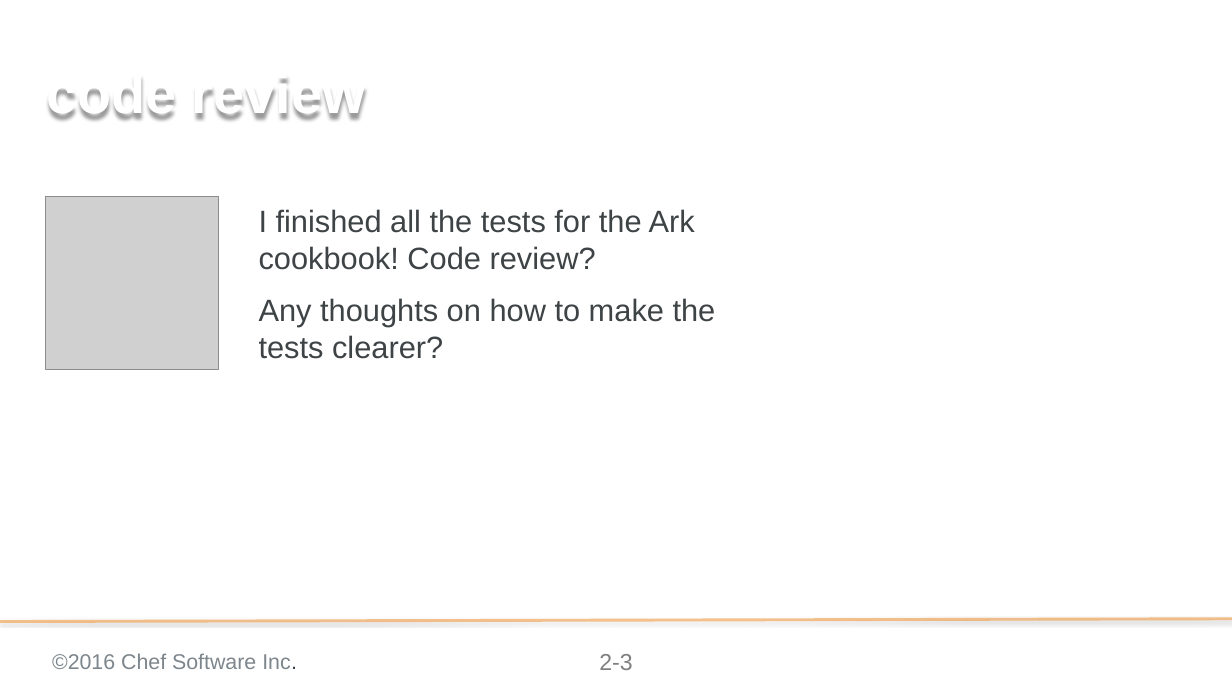
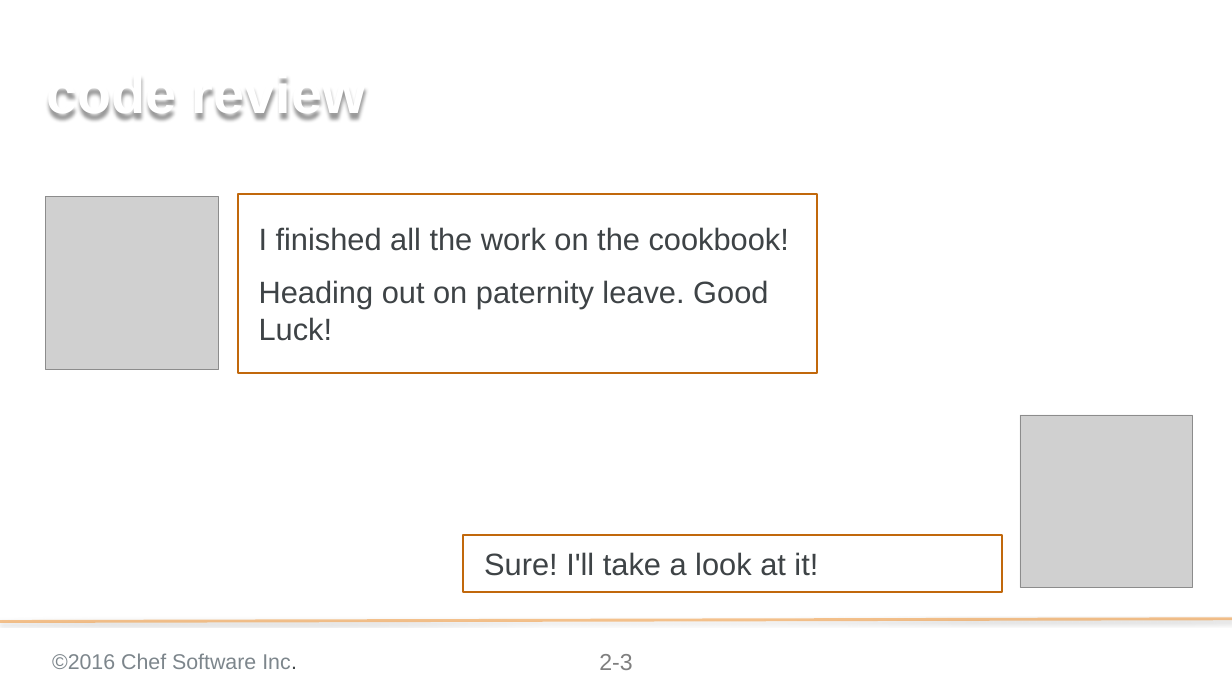
Before and after one commit to chef-training/elegant_tests, a slide deck: slide 3 of 02-code_review.pptx. Drawn at 1232x693 pixels with LibreOffice and Linux fonts; fonts in the diff are those of the drawing; grey boxes stand for pictures; background and template pictures are left out. Boxes give left, top, right and bottom in pixels: in the first picture for what was removed or moved away, otherwise in the second. Text is boxed around its words. In the diff, an @@ line names an element or a change of style, - is before the commit and + after.

```diff
--- a/02-code_review.pptx
+++ b/02-code_review.pptx
@@ text "I finished all the work ...": place and size @@
-text "I finished all the work ..." at bbox=[259, 209, 716, 359]
+text "I finished all the work ..." at bbox=[238, 193, 817, 373]
@@ text "I finished all the work ..." at bbox=[238, 193, 817, 373]: outline none to #C1680C 2 pt @@
@@ text at bbox=[259, 227, 789, 341]: text changed @@
-I finished all the tests for the Ark cookbook! Code review?
-Any thoughts on how to make the tests clearer?
+I finished all the work on the cookbook!
+Heading out on paternity leave. Good Luck!
@@ picture added at bbox=[1020, 415, 1193, 588] @@
@@ rectangle added at bbox=[464, 535, 1002, 592], fill #FFFFFF, outline #C1680C 2 pt, 32 pt, text #3E4346 @@
+Sure! I'll take a look at it!
```
Also in this commit, not shown: 1 other slide changed, 12 slides added.
